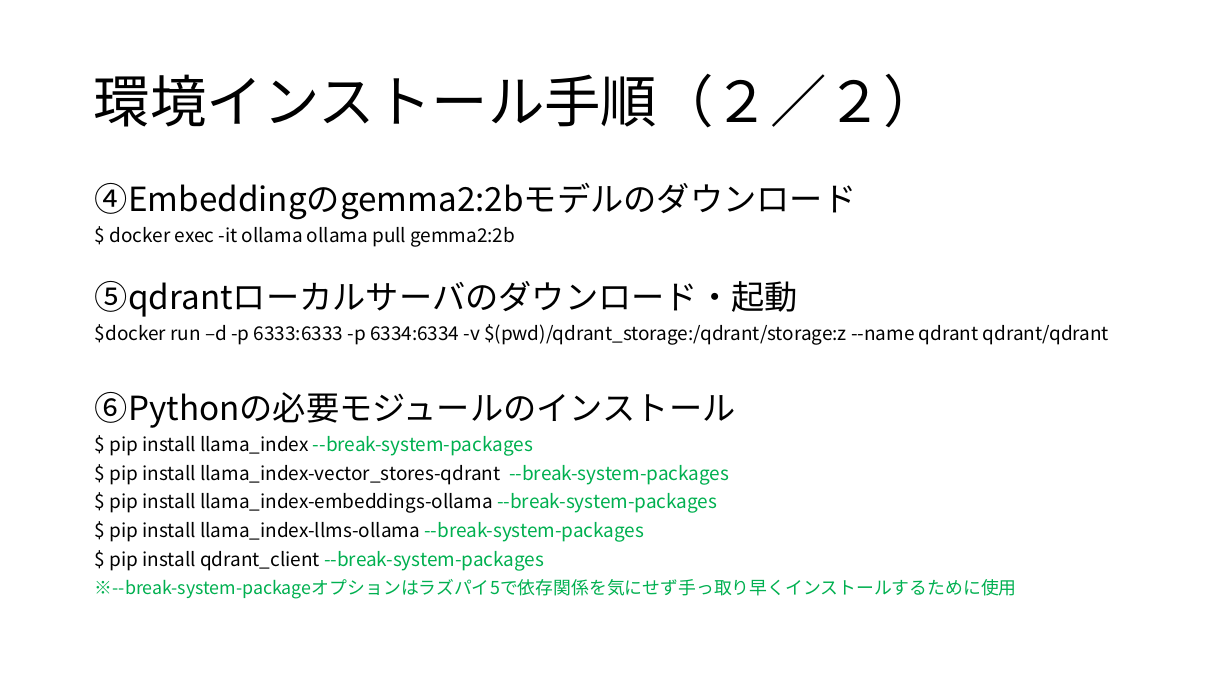
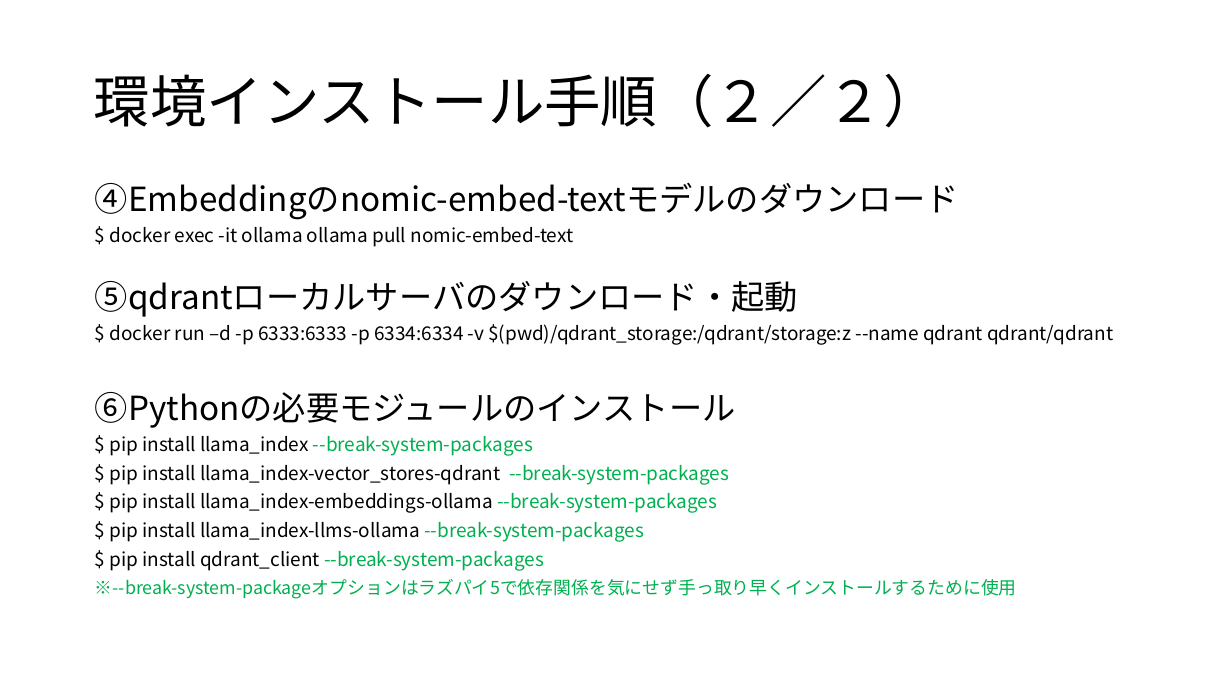
Before and after one commit to koga-miko/misc, a slide deck: slide 6 of raspberry-pi-report/RAGの検証_Gemma2_qdrant.pptx. Drawn at 1232x693 pixels with LibreOffice and Linux fonts; fonts in the diff are those of the drawing. Boxes give left, top, right and bottom in pixels: in the first picture for what was removed or moved away, otherwise in the second. Text is boxed around its words. In the diff, an @@ line names an element or a change of style, - is before the commit and + after.

```diff
--- a/raspberry-pi-report/RAGの検証_Gemma2_qdrant.pptx
+++ b/raspberry-pi-report/RAGの検証_Gemma2_qdrant.pptx
@@ text at [95, 182, 959, 247]: text changed @@
-④Embeddingのgemma2:2bモデルのダウンロード
-$ docker exec -it ollama ollama pull gemma2:2b
+④Embeddingのnomic-embed-textモデルのダウンロード
+$ docker exec -it ollama ollama pull nomic-embed-text
@@ text at [110, 324, 1113, 345]: spaces changed @@
-$docker run –d -p 6333:6333 -p 6334:6334 -v $(pwd)/qdrant_storage:/qdrant/storage:z --name qdrant qdrant/qdrant
+$ docker run –d -p 6333:6333 -p 6334:6334 -v $(pwd)/qdrant_storage:/qdrant/storage:z --name qdrant qdrant/qdrant
```
Also in this commit, not shown: 1 other file.
